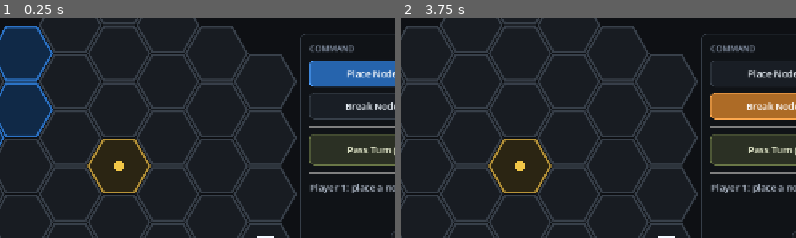
Above: before the commit, frames 1-2 (left to right).
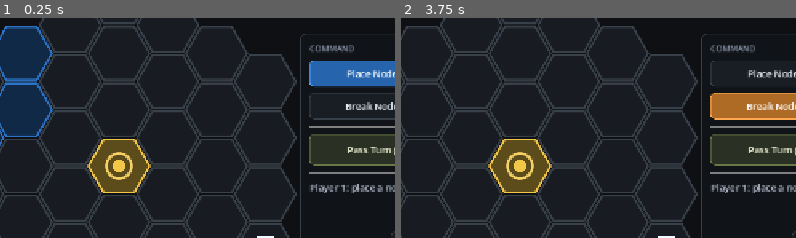
Above: after the commit, the same moments.

Repository: skulhex/hollow-grid
Game: Godot game, scene res://main.tscn
Two runs of this game, one before a commit and one after it. Both use one fixed random seed, a clock stepped at 60 frames per second and the inputs below.
Inputs:
- Up to frame 1 (0.25 s): no input
- Up to frame 2 (3.75 s): click "Restart" at 0.5 s; click "Restart" at 1.25 s; click "Restart" at 2 s; click "Place Node (1E)" at 2.75 s; click "Break Node (2E)" at 3.5 s
The pictures show only the part of the screen within x 35-85%, y 16-66%; the shares and areas given below are measured in that part.

The runs differ from the first frame. In frame 1, 2.9% of the frame differs, in the area x 22-39%, y 55-80%; in frame 2, 2.9%.

Commit message:
Experiment with influence-based control

Diff:
--- a/game/scripts/board_view.gd
+++ b/game/scripts/board_view.gd
@@ -61,9 +61,10 @@
 		var fill := Color(0.095, 0.112, 0.132)
 		var outline := Color(0.22, 0.25, 0.29)
 
-		if cell == Vector2i.ZERO:
-			fill = Color(0.17, 0.145, 0.075)
-			outline = Color(0.72, 0.58, 0.22)
+		if match_state.is_control_point(cell):
+			var control_color := _control_point_color(cell)
+			fill = control_color.darkened(0.62)
+			outline = control_color
 
 		var is_valid_target := match_state.can_target_action(selected_action_type, cell)
 
@@ -82,8 +83,11 @@
 
 		_draw_hex(center, grid.hex_size - 3.0, fill, outline, 2.0)
 
-	if grid.contains(Vector2i.ZERO):
-		draw_circle(_cell_to_screen(Vector2i.ZERO), 9.0, Color(0.95, 0.78, 0.28))
+	if grid.contains(MatchState.CONTROL_POINT):
+		var center := _cell_to_screen(MatchState.CONTROL_POINT)
+		var control_color := _control_point_color(MatchState.CONTROL_POINT)
+		draw_circle(center, 10.0, control_color)
+		draw_arc(center, 20.0, 0.0, TAU, 48, control_color.lightened(0.18), 3.0, true)
 
 
 func _draw_links() -> void:
@@ -156,3 +160,12 @@
 		return Color(1.0, 0.62, 0.22)
 
 	return GameDefs.player_color(match_state.current_player)
+
+
+func _control_point_color(cell: Vector2i) -> Color:
+	var owner := match_state.control_point_owner(cell)
+
+	if owner.is_empty():
+		return Color(0.95, 0.78, 0.28)
+
+	return GameDefs.player_color(owner)
--- a/game/scripts/match_state.gd
+++ b/game/scripts/match_state.gd
@@ -3,6 +3,8 @@
 
 const OBJECT_CORE := "core"
 const OBJECT_NODE := "node"
+
+const CONTROL_POINT := Vector2i(0, 0)
 
 const MAX_ENERGY := 3
 const START_ENERGY := 1
@@ -97,6 +99,9 @@
 	if not contains_cell(cell):
 		return false
 
+	if is_control_point(cell):
+		return false
+
 	if has_object(cell):
 		return false
 
@@ -165,6 +170,50 @@
 	]
 
 
+func is_control_point(cell: Vector2i) -> bool:
+	return cell == CONTROL_POINT
+
+
+func control_point_owner(cell: Vector2i) -> String:
+	if not is_control_point(cell):
+		return ""
+
+	var player_one_influence := control_point_influence(cell, GameDefs.PLAYER_ONE)
+	var player_two_influence := control_point_influence(cell, GameDefs.PLAYER_TWO)
+
+	if player_one_influence > player_two_influence:
+		return GameDefs.PLAYER_ONE
+
+	if player_two_influence > player_one_influence:
+		return GameDefs.PLAYER_TWO
+
+	return ""
+
+
+func control_point_influence(cell: Vector2i, player: String) -> int:
+	if not is_control_point(cell):
+		return 0
+
+	var influence := 0
+
+	for direction in HexGrid.DIRECTIONS:
+		var object := get_object(cell + direction)
+
+		if object.is_empty():
+			continue
+
+		if object.get("owner") != player:
+			continue
+
+		if not object.get("active", false):
+			continue
+
+		if object.get("type") == OBJECT_NODE or object.get("type") == OBJECT_CORE:
+			influence += 1
+
+	return influence
+
+
 func contains_cell(cell: Vector2i) -> bool:
 	return abs(cell.x) <= board_radius and abs(cell.y) <= board_radius and abs(cell.x + cell.y) <= board_radius
 
@@ -272,12 +321,7 @@
 
 
 func _score_control_point() -> void:
-	var center_object := get_object(Vector2i.ZERO)
-
-	if center_object.is_empty():
-		return
-
-	if center_object.get("type") == OBJECT_NODE and center_object.get("owner") == current_player and center_object.get("active", false):
+	if control_point_owner(CONTROL_POINT) == current_player:
 		scores[current_player] += 1
 
 
Not shown, changed: docs/mvp.md
